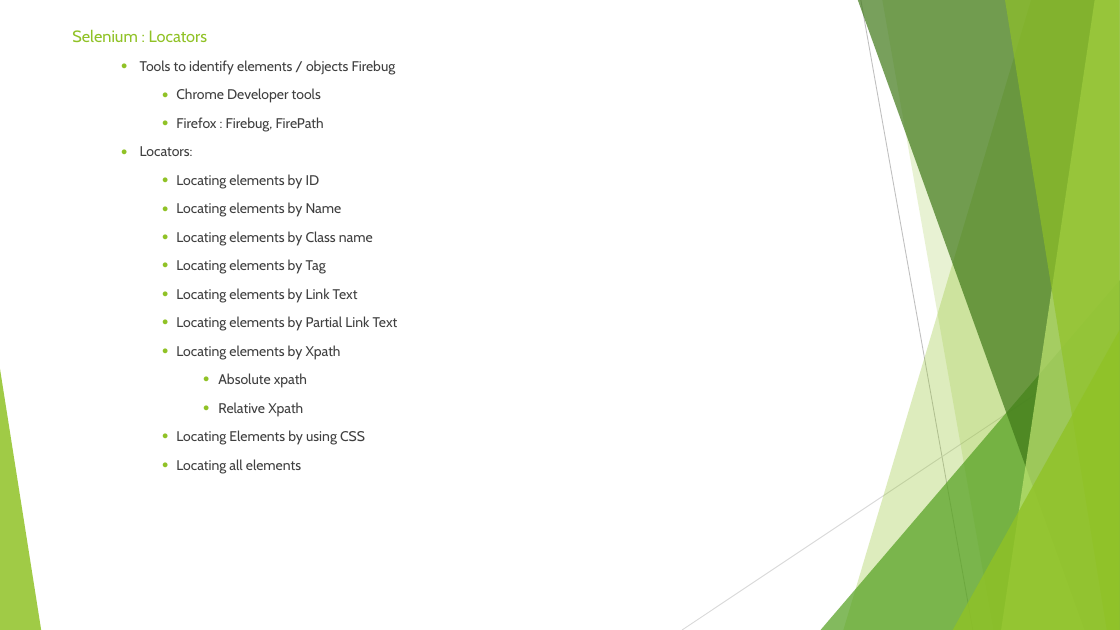
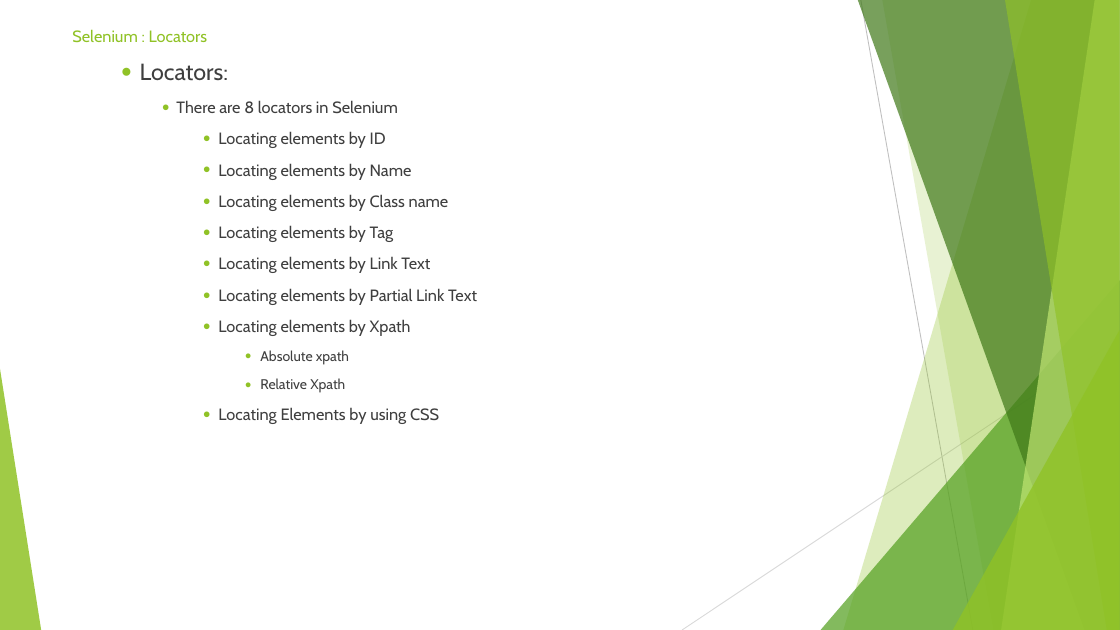
Before and after one commit to sidissir/mk-selenium-training, a slide deck: slide 16 of SeleniumPPT.pptx (slide 10 before the commit). Drawn at 1120x630 pixels with LibreOffice and Linux fonts; fonts in the diff are those of the drawing. Boxes give left, top, right and bottom in pixels: in the first picture for what was removed or moved away, otherwise in the second. Text is boxed around its words. In the diff, an @@ line names an element or a change of style, - is before the commit and + after.

Commit message:
committing Locators

```diff
--- a/SeleniumPPT.pptx
+++ b/SeleniumPPT.pptx
@@ text at bbox=[140, 60, 396, 132]: paragraphs removed @@
-  ● Tools to identify elements / objects Firebug
-    ● Chrome Developer tools
-    ● Firefox : Firebug, FirePath
@@ text at bbox=[140, 63, 477, 424]: size 12 to 20 pt in "Locators:"; size 12 to 14 pt in "Locating elements by ID", "Locating elements by Name", "Locating elements by Class name", "Locating elements by Tag" and 4 more places; list level 3 to 4 in "Locating elements by ID"; list level 3 to 4 in "Locating elements by Name"; list level 3 to 4 in "Locating elements by Class name"; list level 3 to 4 in "Locating elements by Tag"; list level 3 to 4 in "Locating elements by Link Text"; list level 3 to 4 in "Locating elements by Partial Link ..."; list level 3 to 4 in "Locating elements by Xpath"; list level 4 to 5 in "Absolute xpath"; list level 4 to 5 in "Relative Xpath"; list level 3 to 4 in "Locating Elements by using CSS" @@
@@ text at bbox=[176, 100, 398, 113]: paragraph added @@
+    ● There are 8 locators in Selenium
@@ text at bbox=[176, 459, 301, 474]: paragraph removed @@
-    ● Locating all elements
```
Also in this commit, not shown: 5 other slides changed, 11 slides added, 1 slide removed, 16 other files.
